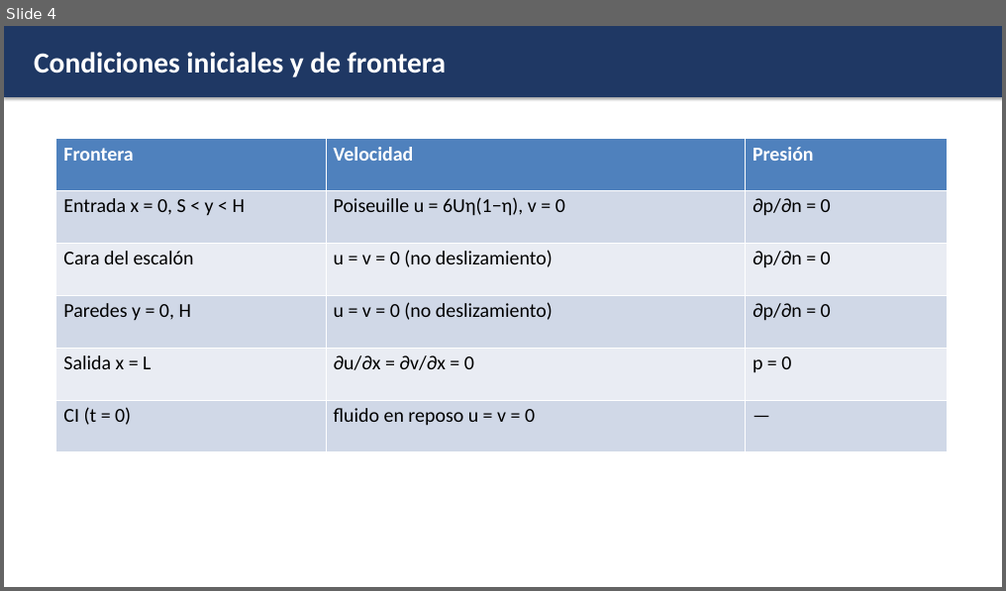
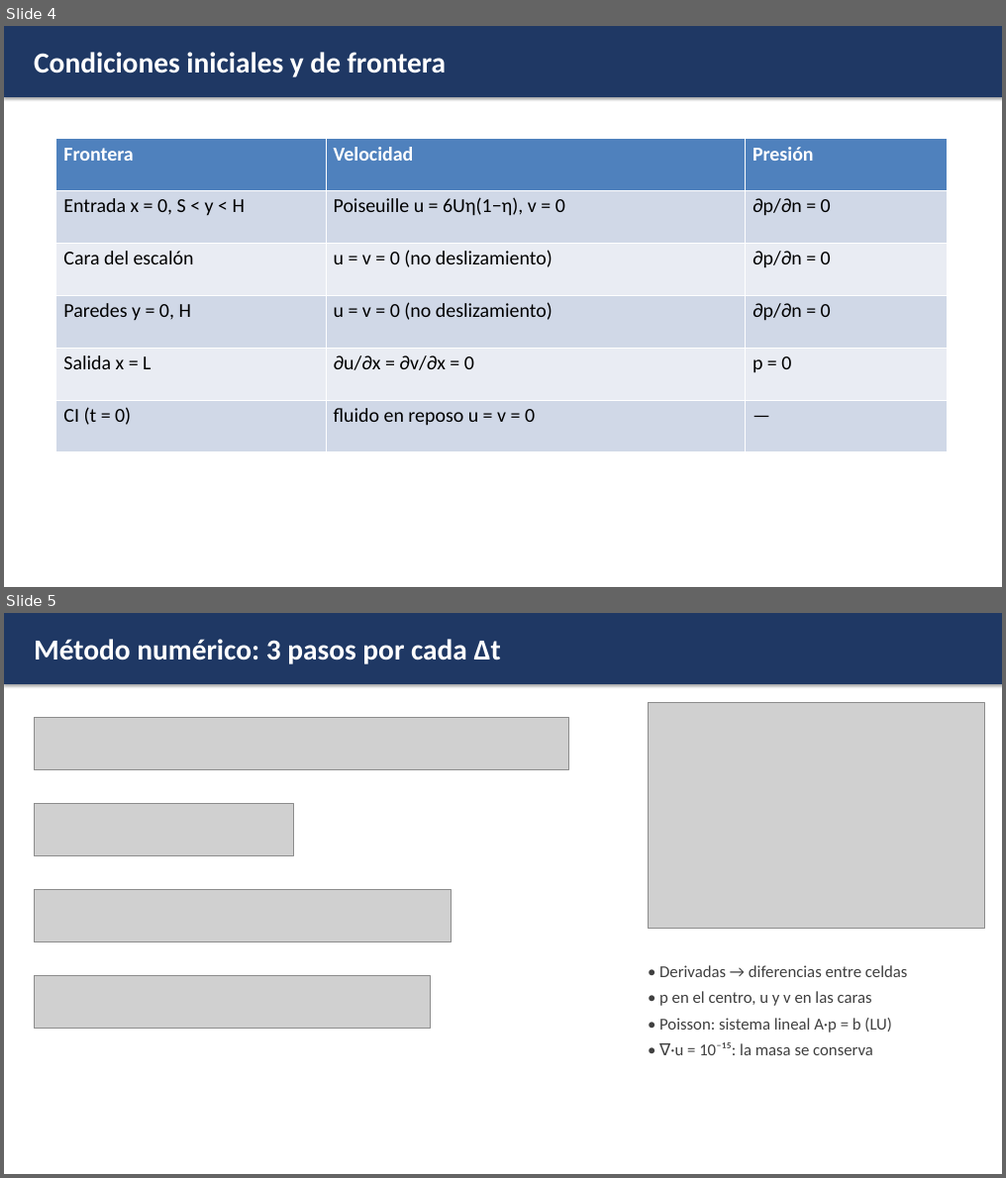
Before and after one commit to Ludwight/Ludwight, a slide deck: presentacion/presentacion.pptx. Shown one above the other, each under a label of ours: slide 4 before the commit, slides 4 and 5 after it. The pictures are 1006x591 and 1006x1178 pixels, drawn with LibreOffice and Linux fonts; fonts in the diff are those of the drawing; grey boxes stand for pictures. Boxes give left, top, right and bottom in pixels: in the first picture for what was removed or moved away, otherwise in the second. Text is boxed around its words. In the diff, an @@ line names an element or a change of style, - is before the commit and + after.

```diff
--- a/presentacion/presentacion.pptx
+++ b/presentacion/presentacion.pptx
@@ slide 5 added at (x1=4, y1=613, x2=1002, y2=1174), background #FFFFFF @@
@@ rectangle added at (x1=4, y1=613, x2=1002, y2=684), fill #1F3864, 28 pt, text #FFFFFF, bold @@
+Método numérico: 3 pasos por cada Δt
@@ picture added at (x1=34, y1=718, x2=568, y2=770) @@
@@ picture added at (x1=648, y1=703, x2=985, y2=929) @@
@@ picture added at (x1=34, y1=804, x2=293, y2=857) @@
@@ picture added at (x1=34, y1=890, x2=450, y2=943) @@
@@ text added at (x1=659, y1=965, x2=908, y2=1056), 16 pt, text #404040 @@
+• Derivadas → diferencias entre celdas
+• p en el centro, u y v en las caras
+• Poisson: sistema lineal A·p = b (LU)
+• ∇·u = 10⁻¹⁵: la masa se conserva
@@ picture added at (x1=34, y1=976, x2=430, y2=1029) @@
```
Also in this commit, not shown: 4 slides changed, 1 other slide added, 2 slides removed, 25 other files.
